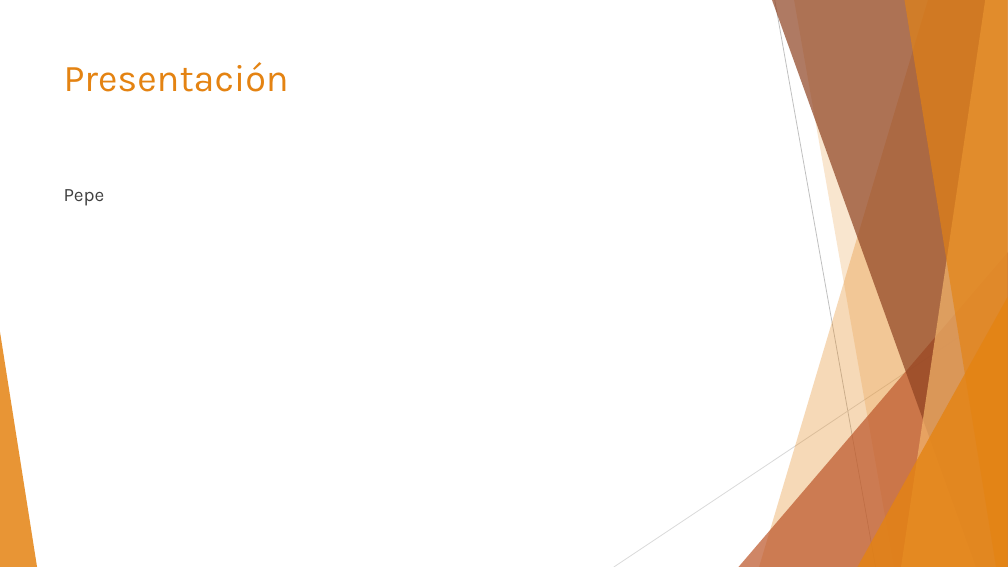
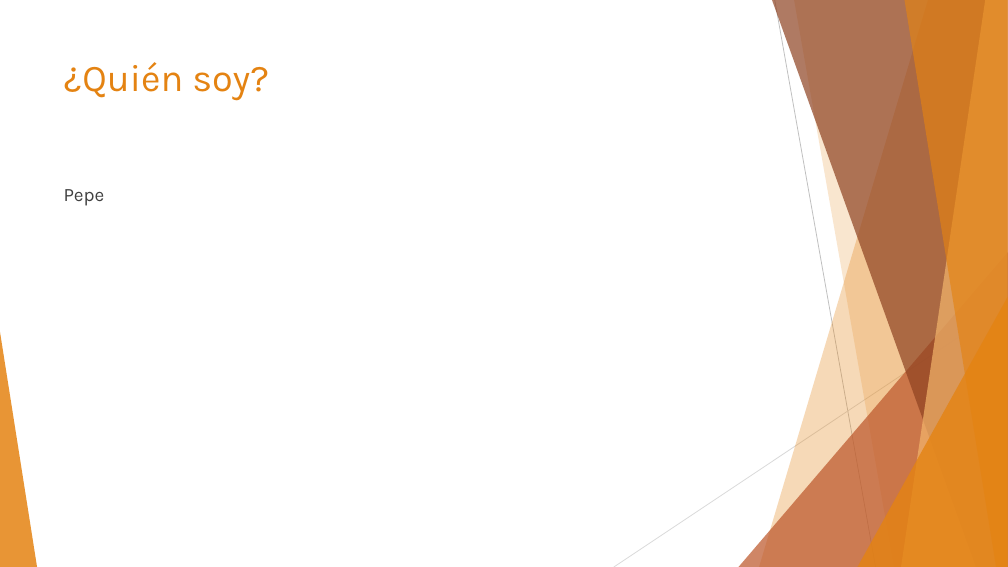
Before and after one commit to jofaval/talks-about, a slide deck: slide 3 of frontend/astro/rocket-man-an-astro-introduction/rocket-man-an-astro-introduction.es.slides.pptx. Drawn at 1008x567 pixels with LibreOffice and Linux fonts; fonts in the diff are those of the drawing. Boxes give left, top, right and bottom in pixels: in the first picture for what was removed or moved away, otherwise in the second. Text is boxed around its words. In the diff, an @@ line names an element or a change of style, - is before the commit and + after.

```diff
--- a/frontend/astro/rocket-man-an-astro-introduction/rocket-man-an-astro-introduction.es.slides.pptx
+++ b/frontend/astro/rocket-man-an-astro-introduction/rocket-man-an-astro-introduction.es.slides.pptx
@@ title at (64,62,269,101): text changed @@
-Presentación
+¿Quién soy?
```
Also in this commit, not shown: 3 other slides changed, 1 slide added, 2 other files.
